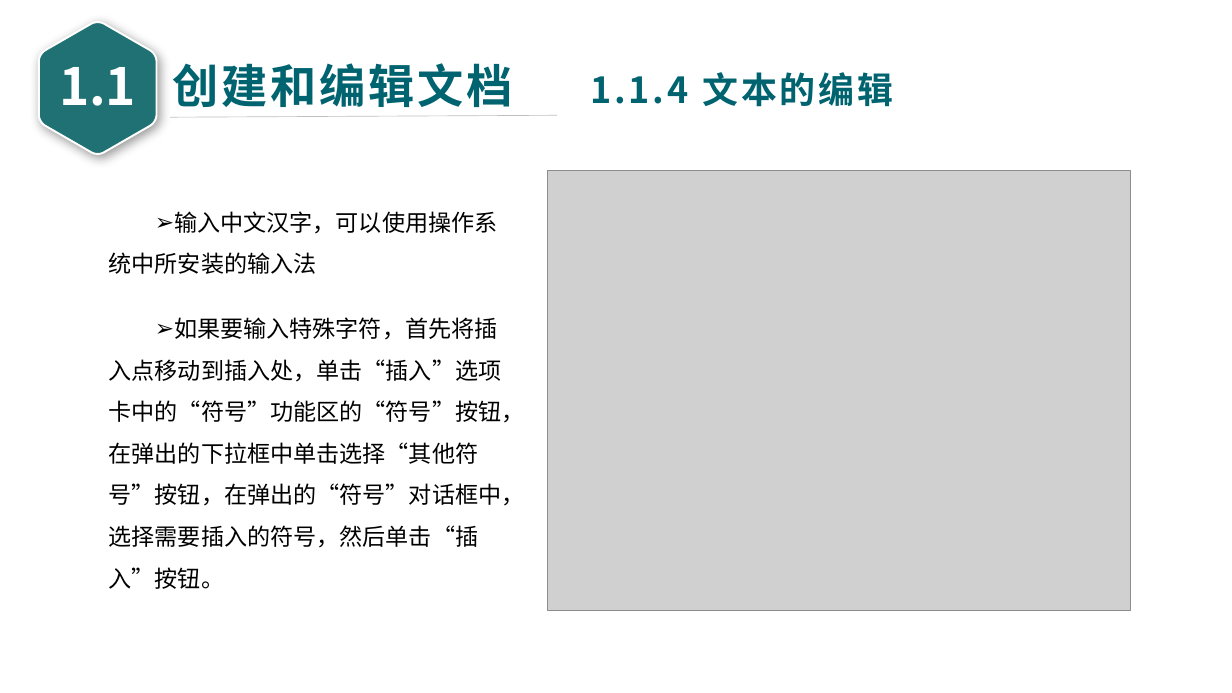
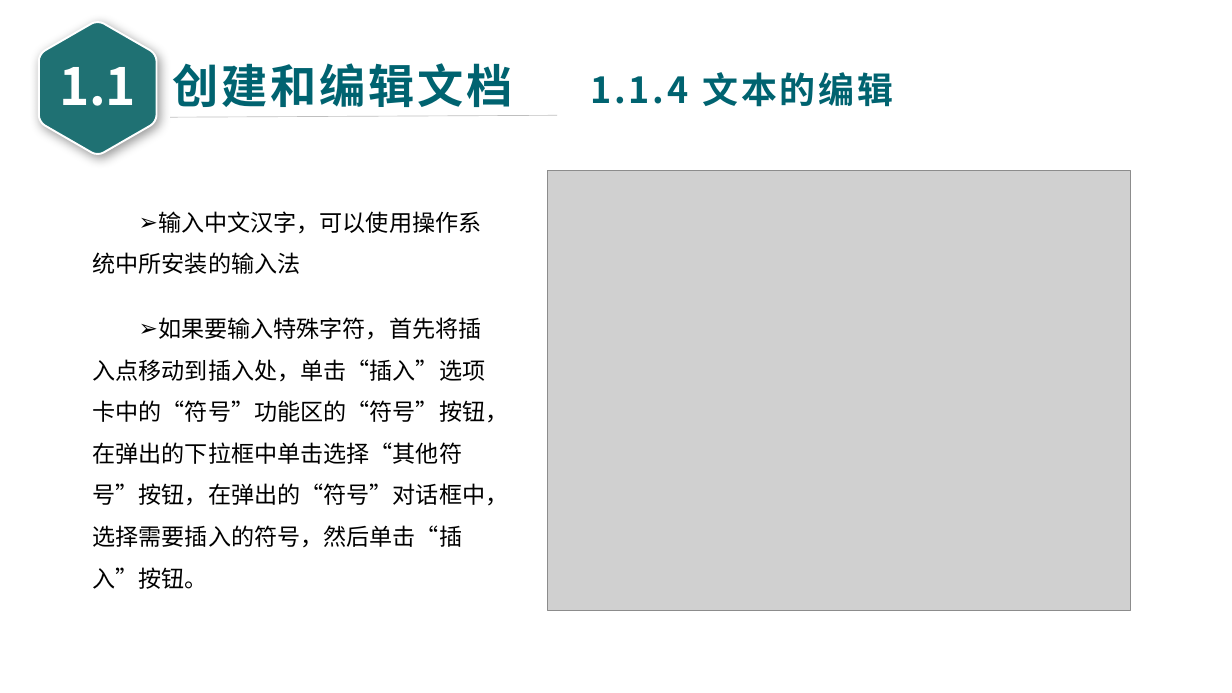
Before and after one commit to glplaman/glplaman.github.io, a slide deck: slide 14 of office/file/wps PPT/第1章 WPS文字文档编辑 - glpla.pptx. Drawn at 1232x693 pixels with LibreOffice and Linux fonts; fonts in the diff are those of the drawing; grey boxes stand for pictures. Boxes give left, top, right and bottom in pixels: in the first picture for what was removed or moved away, otherwise in the second. Text is boxed around its words. In the diff, an @@ line names an element or a change of style, - is before the commit and + after.

```diff
--- a/office/file/wps PPT/第1章 WPS文字文档编辑 - glpla.pptx
+++ b/office/file/wps PPT/第1章 WPS文字文档编辑 - glpla.pptx
@@ text "输入中文汉字，可以使用操作系统中所安装的输入法": place and size @@
-text "输入中文汉字，可以使用操作系统中所安装的输入法" at (109,211,525,548)
+text "输入中文汉字，可以使用操作系统中所安装的输入法" at (93,211,509,548)
```
Also in this commit, not shown: 5 other slides changed, 1 slide removed, 16 other files.
